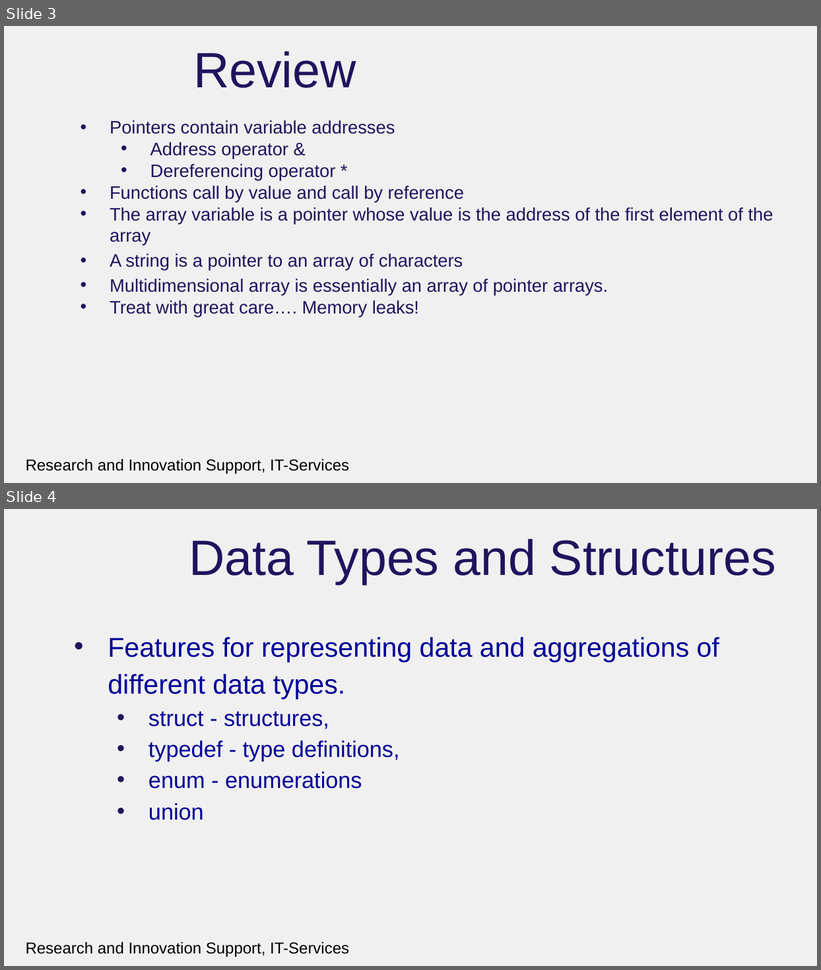
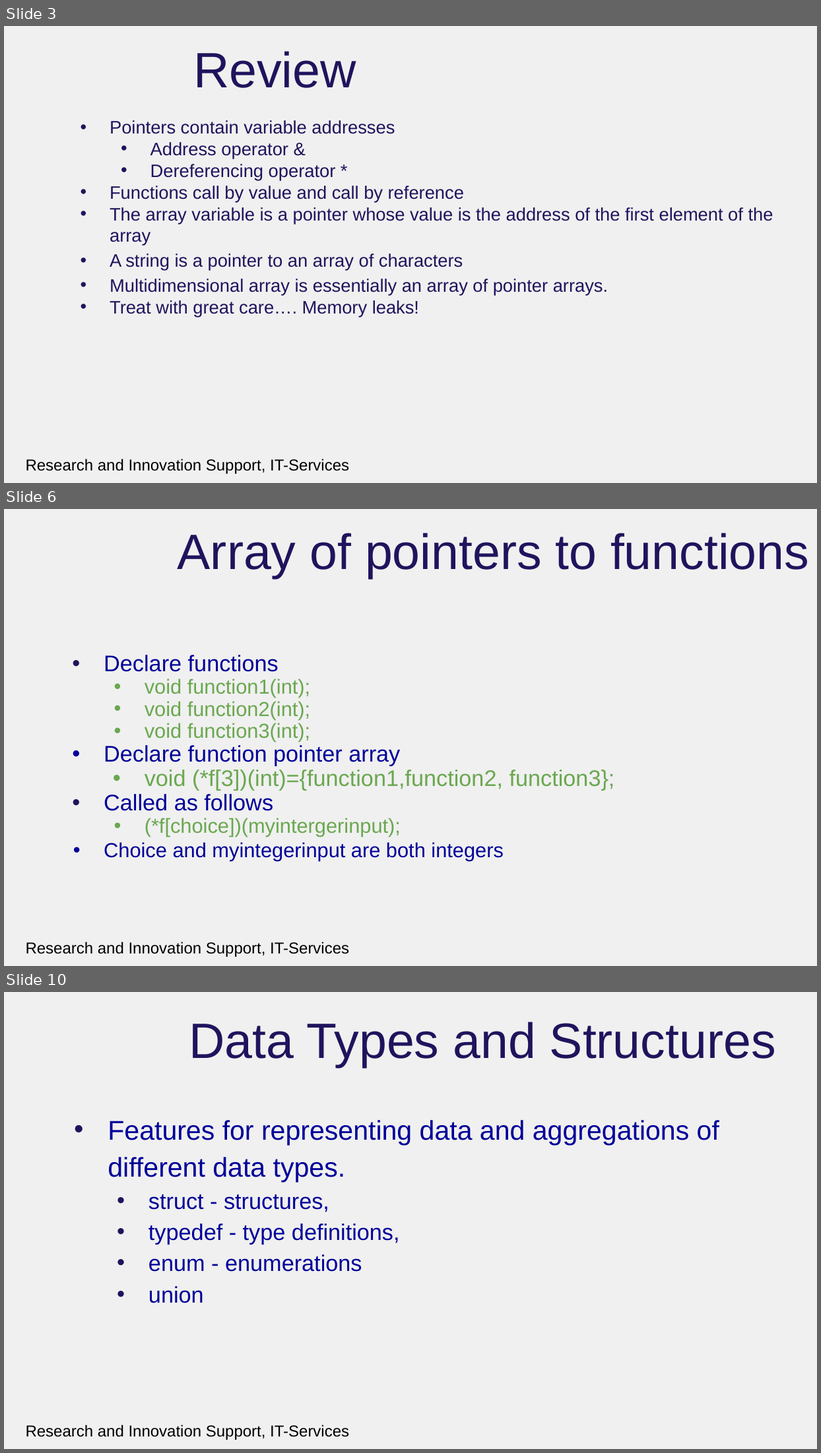
Before and after one commit to rcgsheffield/introc, a slide deck: archive/presentations/FurtherDataTypesandFileProcessing.pptx. Shown one above the other, each under a label of ours: slides 3 and 4 before the commit, slides 3, 6 and 10 after it; the slides between them are not shown. The pictures are 821x970 and 821x1453 pixels, drawn with LibreOffice and Linux fonts; fonts in the diff are those of the drawing; background and template pictures are left out. Boxes give left, top, right and bottom in pixels: in the first picture for what was removed or moved away, otherwise in the second. Text is boxed around its words. In the diff, an @@ line names an element or a change of style, - is before the commit and + after.

```diff
--- a/archive/presentations/FurtherDataTypesandFileProcessing.pptx
+++ b/archive/presentations/FurtherDataTypesandFileProcessing.pptx
@@ slide 6 added at box(4, 509, 817, 966), background #F0F0F0; not listed: 1 template element that a slide beside it also shows @@
@@ title added at box(178, 533, 809, 578), 44 pt, text #1F145D @@
+Array of pointers to functions
@@ text added at box(104, 655, 615, 861), 18 pt, text #6AA84F @@
+• Declare functions
+  • void function1(int);
+  • void function2(int);
+  • void function3(int);
+• Declare function pointer array
+  • void (*f[3])(int)={function1,function2, function3};
+• Called as follows
+  • (*f[choice])(myintergerinput);
+• Choice and myintegerinput are both integers
@@ what was slide 4 is now slide 10 @@
```
Also in this commit, not shown: 1 slide changed, 18 other slides added, 2 slides removed, 31 other files.
